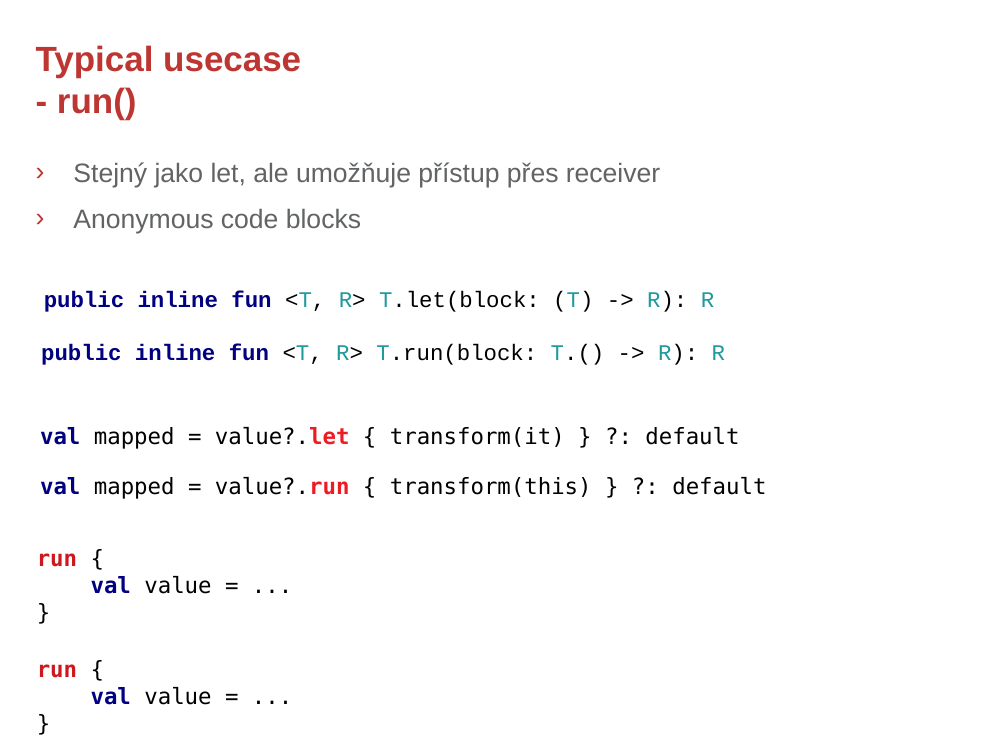
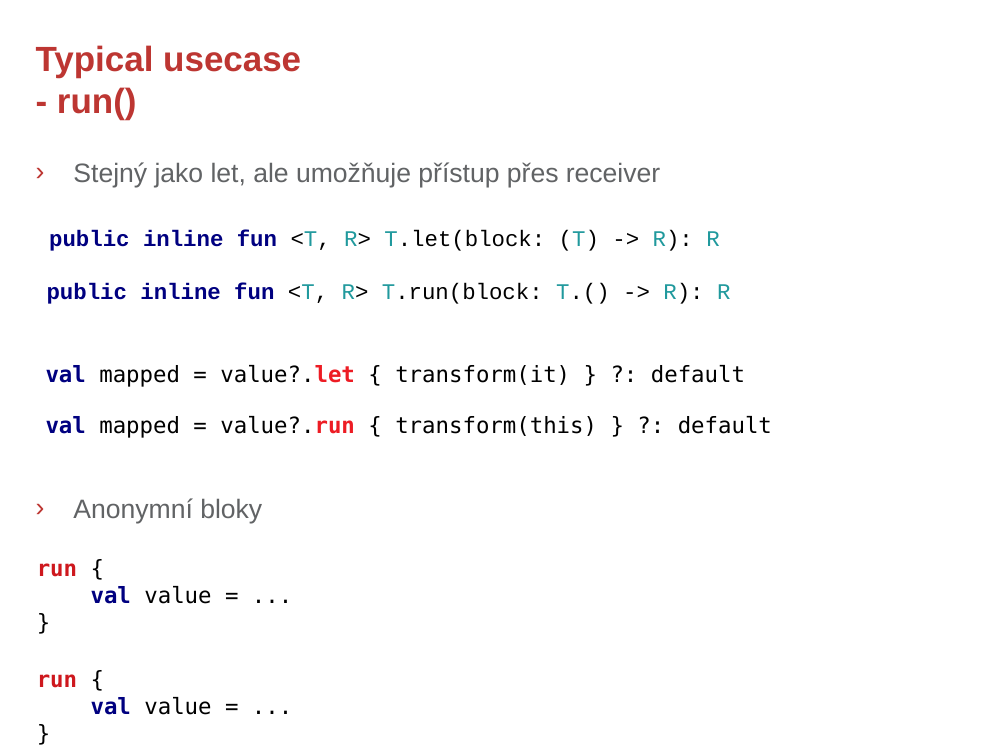
Before and after one commit to rokusjar/KotlinSkoleni, a slide deck: slide 14 of slides/Kotlin - 4. Standard Extension Functions.pptx (slide 13 before the commit). Drawn at 1008x756 pixels with LibreOffice and Linux fonts; fonts in the diff are those of the drawing; background and template pictures are left out. Boxes give left, top, right and bottom in pixels: in the first picture for what was removed or moved away, otherwise in the second. Text is boxed around its words. In the diff, an @@ line names an element or a change of style, - is before the commit and + after.

```diff
--- a/slides/Kotlin - 4. Standard Extension Functions.pptx
+++ b/slides/Kotlin - 4. Standard Extension Functions.pptx
@@ text at box(73, 208, 361, 233): paragraph removed @@
-› Anonymous code blocks
@@ 4 texts: place and size @@
-4 texts at box(40, 291, 766, 499)
+4 texts at box(46, 230, 772, 438)
@@ text added at box(73, 498, 262, 523), 19 pt, text #616365 @@
+› Anonymní bloky
@@ text "run {": place and size @@
-text "run {" at box(37, 553, 211, 705)
+text "run {" at box(37, 563, 211, 715)
```
Also in this commit, not shown: 1 slide added.
